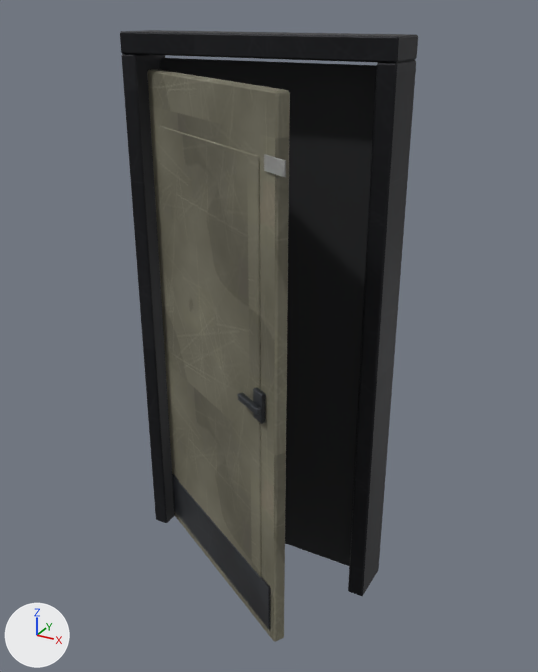
A saved change to the glTF model hush-fp/src/assets/props/door_plain.glb.
Camera for both pictures: a 50 mm camera at (1.42, -2.52, 2.36) aimed at (0.12, -0.14, 1.17). Every picture has the same lights, and +X, +Y and +Z are marked at lower left. The older version comes first. Where no turn or scale is listed for an object, it has been applied to the vertices. Vertices at exactly the same position are counted once.

The first picture shows 'door', 'frame'.
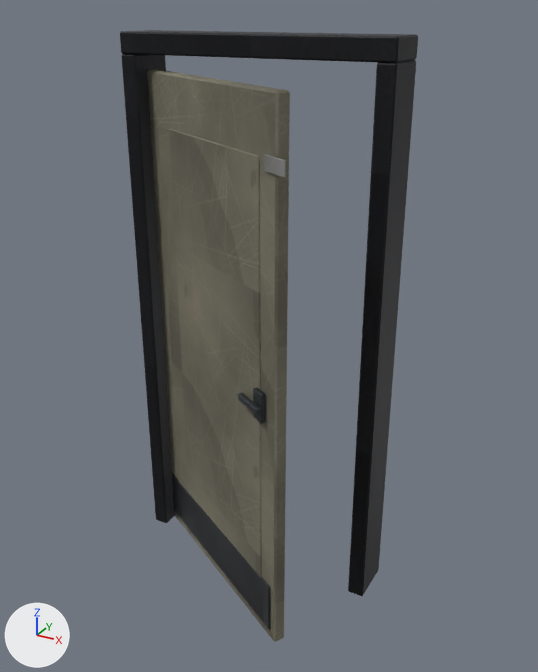
Changed parts and their boxes (x1, y1, x2, y2) in the pictures (538 x 672 px):
part 1 of me_frame, deleted (black): before (160, 58, 377, 566)
part 2 of me_frame, surface changed: (146, 55, 380, 569) in both

The change, as a diff of the scene's bpy script:
```diff
--- a/hush-fp/src/assets/props/door_plain.glb.py
+++ b/hush-fp/src/assets/props/door_plain.glb.py
@@ me_frame @@
 # used by ob_frame; location = (0.0, 0.0, 0.0)
-me_frame.from_pydata(...)  # 92 vertices, 176 faces; spans x -0.56..0.56, y -0.1..0.1, z 0.0..2.28
+me_frame.from_pydata(...)  # 68 vertices, 132 faces; spans x -0.56..0.56, y -0.1..0.1, z 0.0..2.28
+# me_frame part 1: the loose piece of 24 vertices spanning x -0.49..0.49, y 0.05..0.07, z 0.0..2.18 is deleted
+# me_frame part 2: 132 kept faces spanning x -0.56..0.56, y -0.1..0.1, z 0.0..2.28 get new texture (UV) coordinates
 me_frame.materials.append(mat_darksteel)
-me_frame.materials.append(mat_dark)  # black #212224
```
